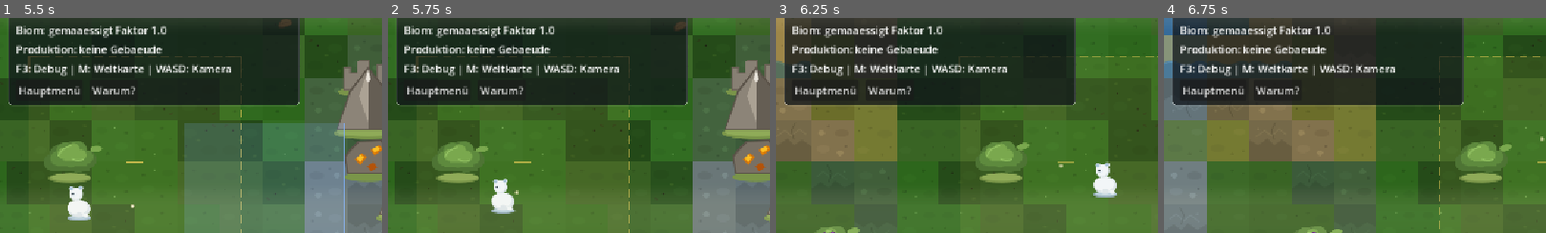
Above: before the commit, frames 1-4 (left to right).
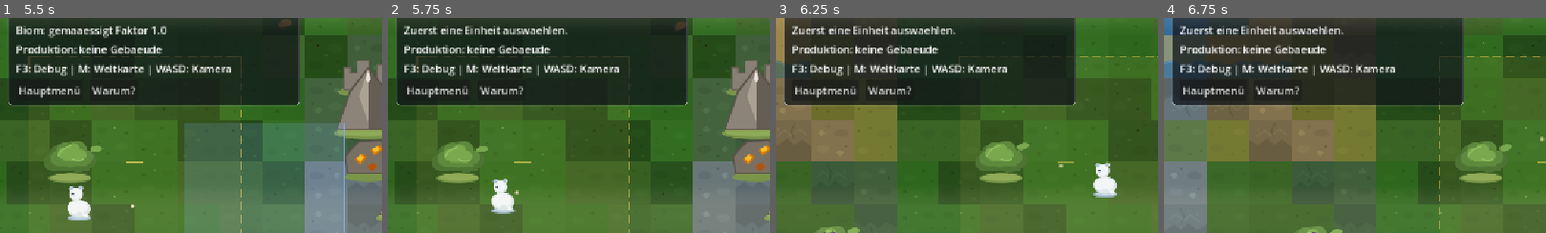
Above: after the commit, the same moments.

Repository: vannon091118/snip-warfare
Game: Godot game, scene res://ui/scenes/hauptmenue.tscn
Same seed, same stepped clock (60 frames per second), same inputs: the game is played once before the commit and once after it.
Inputs (mouse positions are % of the whole screen's width and height, from its top left):
- Up to frame 1 (5.5 s): click "Start" at 0.5 s; tap Enter at 1.25 s; move the mouse to (72, 45) at 1.27 s; hold Right (ui_right) 1.28-2 s; hold Shift 1.28-2 s; click (72, 45) at 1.42 s; tap Space at 1.52 s; click "🎲 Fraktionen neu platzieren" at 2 s; click "⚔ Partie starten" at 2.75 s; drag from (30, 55) to (45, 70) at 3.52 s; move the mouse to (60, 28) at 4.27 s; hold D (kamera_rechts) 4.28-5 s; hold Shift 4.28-5 s; drag from (45, 70) to (20, 35) at 5.02 s
- Up to frame 2 (5.75 s): no input
- Up to frame 3 (6.25 s): move the mouse to (80, 65) at 5.77 s; hold A (kamera_links) from 5.78 s (still down); tap Enter at 5.85 s; tap Space at 6.02 s
- Up to frame 4 (6.75 s): release A (kamera_links) at 6.5 s; drag from (20, 35) to (35, 25) at 6.52 s
The pictures show only the part of the screen within x 0-50%, y 16-66%; the shares and areas given below are measured in that part.

Frame 1 is identical in both runs. In frame 2, 1.1% of the frame differs, in the area x 4-47%, y 3-10%; in frame 3, 1.1%; in frame 4, 1.1%.

Commit message:
1. Der Kommandant bemerkte zerstoererische Geisterzustaende beim Kartenwechsel und forderte absolute Idempotenz im gesamten Kolonie-Getriebe. 2. Shinon verpasste daraufhin lager_manager.gd und welt_lager_fabrik.gd ein eisernes Gatter gegen duplizierte Vorratskammern. 3. In tier_manager.gd und welt_tier_platzierer.gd werden herumlungernde Tierrudel nun vor jeder Neubesiedlung gruendlich verscheucht. 4. Der atomare Kartenwechsel in welt.gd reicht die neue Weltenwahrheit nahtlos an gebaeude_manager.gd und einheit_manager.gd weiter. 5. In ui_eingabe_steuerung.gd verbeissen sich Klicks nun gezielt in ausgewaehlte Siedler und leiten Arbeitsauftraege ohne Leerlauf weiter. 6. Sobald frischer Moertel in welt.gd aushaertet, erneuert einheit_manager.gd sofort das Wegenetz gegen planlose Wandlaeufer. 7. Alle Simulationstakte schnurren damit wieder synchron und ohne Geisterdoppelungen ueber die gesamte Szenenarchitektur. 8. Nun kann die Errichtung von Baustellen-Blaupausen und Lastentrannsporten in Slice 5 mit reinem Gewissen in Angriff genommen werden.

Diff:
--- a/economy/logic/storage/lager_manager.gd
+++ b/economy/logic/storage/lager_manager.gd
@@ -30,8 +30,15 @@
 	_lager.append(eintrag)
 	return _lager.size() - 1
 
+func zuruecksetzen() -> void:
+	## Idempotenz-Gate: Leert den gesamten Lagerbestand, damit wiederholte
+	## Aufrufe von anlegen_aus_welt() keine Duplikate erzeugen. Wird vor
+	## jedem Neuaufbau aus dem Modell aufgerufen.
+	_lager.clear()
+
 func lager_zahl() -> int:
 	return _lager.size()
+
 
 func lager_position(index: int) -> Vector2:
 	if index < 0 or index >= _lager.size():
--- a/game/logic/kategorie_einheit/einheit_manager.gd
+++ b/game/logic/kategorie_einheit/einheit_manager.gd
@@ -25,7 +25,7 @@
 var _ernte: Einheit_ErnteMaschine = null
 var _versorgung: Einheit_Versorgung = null
 var _fortschritt: Welt_FortschrittsMaschine = null
-var _einwanderer_takt: int = 0
+
 var _schlag_ort_empfaenger: Callable = Callable()
 var _schlag_empfaenger: Callable = Callable()
 
@@ -253,6 +253,42 @@
 
 func einheit_zahl() -> int:
 	return _einheiten.size()
+
+func einheit_bei(welt_position: Vector2, radius: float) -> int:
+	## Linksklick-Einheitenwahl: Liefert den Index der nächsten Einheit
+	## innerhalb von radius Pixeln um welt_position, sonst -1.
+	var bester := -1
+	var beste_distanz := radius + 1.0
+	for idx in _einheiten.size():
+		var status: Einheit_Status = _einheiten[idx]["status"]
+		if status == null:
+			continue
+		var distanz := status.welt_position.distance_to(welt_position)
+		if distanz <= radius and distanz < beste_distanz:
+			beste_distanz = distanz
+			bester = idx
+	return bester
+
+func weg_planung_aktualisieren() -> void:
+	## Öffentlicher Aufruf nach Gebäudeplatzierung: Das Netz kennt das
+	## neue Hindernis erst nach diesem Aufruf. Bisher war _weg_planung_erneuern
+	## privat und wurde nur bei einrichten() aufgerufen.
+	_weg_planung_erneuern()
+
+func modell_wechseln(neues_modell: Welt_Model, neue_tiere: Tier_Manager) -> void:
+	## Kartenwechsel-Handshake: Alle internen Modellreferenzen werden atomar
+	## auf das neue Modell umgestellt. Wegnetz, Zielsuche und Ernte werden
+	## neu aufgebaut, damit kein Job auf der alten Karte weiterläuft.
+	_model = neues_modell
+	_tiere = neue_tiere
+	_weg_planung_erneuern()
+	if _ziel_suche != null:
+		_ziel_suche.einrichten(_model, _tiere)
+		_ziel_suche.einheiten_quelle_setzen(self)
+	if _ernte != null:
+		_ernte.einrichten(_ressourcen, _model, _tiere)
+
+
 
 ## Geschlossener Schnittpunkt: Nur diese Leseschnittstellen duerfen Einheiten
 ## lesen. Direkter Zugriff auf _einheiten bleibt der Manager-Interna.
@@ -451,20 +487,21 @@
 ## Kette. Die Rate steht menschenlesbar in progression.json je Stufe; ohne
 ## aktive einwanderung-Stufe kommt niemand. Der Ankömmling meldet sich an
 ## die Maschine zurück, damit die Stufe weiterzählt.
-func _einwanderung_ticken(takt_ticks: int) -> void:
-	if _fortschritt == null or takt_ticks <= 0:
+func _einwanderung_ticken(_takt_ticks: int) -> void:
+	## Einwanderung: Pro Verbrauchstakt erscheint je_tag Einwanderer direkt,
+	## sofern die aktive Progressions-Stufe den Typ einwanderung trägt.
+	## Der frühere _einwanderer_takt-Zähler verdoppelte die Wartezeit auf
+	## takt_ticks² und ist entfernt worden.
+	if _fortschritt == null:
 		return
 	var stufe := _fortschritt.aktive_stufe()
 	if str(stufe.get("ziel_typ", "")) != "einwanderung":
 		return
-	_einwanderer_takt += 1
-	if _einwanderer_takt < takt_ticks:
-		return
-	_einwanderer_takt = 0
 	var je_tag := int(stufe.get("einwanderer_je_tag", 0))
 	for _i: int in je_tag:
 		einheit_hinzufuegen(lager_anker_position() + Vector2(24, 20))
 		_fortschritt.einwanderer_angekommen()
+
 
 func lager_anker_position() -> Vector2:
 	# Der erste Lagerpunkt ist der Anker der Einwanderung (Lagerfeuer oder
--- a/ui/logic/kategorie_ui/ui_eingabe_steuerung.gd
+++ b/ui/logic/kategorie_ui/ui_eingabe_steuerung.gd
@@ -65,6 +65,14 @@
 	_fortschritt = p.get("fortschritt")
 	if p.has("schnellwahl"):
 		_schnellwahl = p["schnellwahl"]
+
+func modell_wechseln(neues_modell: Welt_Model, neue_tiere: Tier_Manager) -> void:
+	## Kartenwechsel-Handshake: Tauscht Modell und Tier-Manager atomar aus,
+	## damit Klick-Auswahl und Job-Vergabe auf der neuen Karte arbeiten.
+	_model = neues_modell
+	_tiere = neue_tiere
+
+
 
 func bau_auftrag_setzen(gebaeude_id: String) -> void:
 	_aktiver_bau_auftrag = gebaeude_id
@@ -207,8 +215,34 @@
 		elif _hud != null:
 			(_hud as Variant).meldung_setzen("Wachstum braucht 3 Nahrung im naechsten Lager.")
 		return
+	## Befund 4: Ressourcenaktionen aus dem Kontextmenü vergaben bisher nur
+	## eine HUD-Meldung ohne Wirkung. Jetzt werden tatsächlich Jobs vergeben.
+	if logik == "ressource_holz" or logik == "ressource_stein":
+		_ressource_aktion_ausfuehren()
+		return
 	if _hud != null:
 		(_hud as Variant).meldung_setzen("Kontext: %s ueber Logik %s" % [label_text, logik])
+
+func _ressource_aktion_ausfuehren() -> void:
+	## Befund 4: Sammeln/Abbauen aus dem Kontextmenü. Das Menü öffnet sich
+	## ohne aktive Einheit; daher prüfen wir hier explizit und geben
+	## eine sprechende Meldung, wenn noch keine Einheit gewählt ist.
+	if _stockmaenner == null or _auswahl == null or _hud == null:
+		return
+	var idx := _auswahl.aktiver_einheit_index
+	if idx < 0 or idx >= _stockmaenner.einheit_zahl():
+		(_hud as Variant).meldung_setzen("Zuerst eine Einheit auswaehlen, dann Sammeln oder Abbauen waehlen.")
+		return
+	var radius := _steuerung.steuerung.auswahl_radius if _steuerung != null and _steuerung.steuerung != null else 60.0
+	var objekt_index := _model.objekt_bei(_rechtsklick_welt_position, radius) if _model != null else -1
+	if objekt_index < 0:
+		(_hud as Variant).meldung_setzen("Kein Zielobjekt in Reichweite.")
+		return
+	var element_id := _model.objekt_element_id(objekt_index)
+	var element_pos := _model.objekt_position(objekt_index)
+	_job_vergeben_fuer_objekt(objekt_index, element_pos, element_id, false)
+
+
 
 func _marschieren_ausfuehren() -> void:
 	# Der Marschbefehl der Kontextaktion nimmt denselben Weg wie der direkte
@@ -317,6 +351,21 @@
 		return
 	var radius := _steuerung.steuerung.auswahl_radius if _steuerung != null and _steuerung.steuerung != null else 60.0
 	var ketten_nachfrage := Input.is_key_pressed(KEY_SHIFT)
+	## Befund 5: Linksklick wählt zuerst eine Einheit (Priorität 1).
+	## Erst wenn keine Einheit im Klickradius liegt, wird ein Job an die
+	## aktive Einheit vergeben (Priorität 2). Vorher vergab Linksklick immer
+	## sofort Jobs an den unveränderlichen aktiver_einheit_index 0.
+	var einheit_treffer := _stockmaenner.einheit_bei(klick, radius)
+	if einheit_treffer >= 0:
+		_auswahl.aktiver_einheit_index = einheit_treffer
+		(_hud as Variant).meldung_setzen("Einheit %d gewaehlt." % (einheit_treffer + 1))
+		return
+	# Kein Einheitentreffer: Job an aktive Einheit vergeben, sofern eine gewählt ist
+	var aktiv := _auswahl.aktiver_einheit_index
+	if aktiv < 0 or aktiv >= _stockmaenner.einheit_zahl():
+		if not ketten_nachfrage:
+			(_hud as Variant).meldung_setzen("Zuerst eine Einheit auswaehlen.")
+		return
 	var tier_nummer := _tiere.tier_id_bei(klick, radius)
 	if tier_nummer >= 0:
 		_job_vergeben_fuer_tier(tier_nummer, _tiere.tier_position(tier_nummer), ketten_nachfrage)
@@ -330,6 +379,8 @@
 			return
 	if not ketten_nachfrage:
 		(_hud as Variant).meldung_setzen("Hier gibt es nichts zu tun")
+
+
 
 func _job_vergeben_fuer_tier(tier_nummer: int, ziel_position: Vector2, _kette: bool) -> void:
 	var tier_art := _tiere.tier_art(tier_nummer)
--- a/world/logic/kategorie_objekt/gebaeude_manager.gd
+++ b/world/logic/kategorie_objekt/gebaeude_manager.gd
@@ -56,6 +56,15 @@
 	_ressourcen = ressourcen
 	_lager = lager
 	_fortschritt = fortschritt
+
+func modell_wechseln(neues_modell: Welt_Model) -> void:
+	## Kartenwechsel-Handshake: Tauscht die Modell-Referenz atomar aus.
+	## Der Tick-Empfang läuft ohne Unterbrechung weiter; neue Gebäude
+	## werden auf der neuen Karte gesucht und getickt.
+	_model = neues_modell
+	_letzte_statuszeilen = ""
+
+
 
 func bauen_anfordern(gebaeude_id: String, welt_position: Vector2) -> Dictionary:
 	# Spieler löst den Bau aus: Freigabe, Kosten und Lager werden vorher
--- a/world/logic/kategorie_tier/tier_manager.gd
+++ b/world/logic/kategorie_tier/tier_manager.gd
@@ -64,6 +64,19 @@
 		"position": welt_position,
 	})
 	return tier_nummer
+
+func alle_entfernen() -> void:
+	## Idempotenz-Gate: Entfernt alle Tier-Darsteller aus dem Szenenbaum
+	## und leert die interne Liste. Damit ist welt_tier_platzierer.platzieren()
+	## bei jedem Aufruf frei von Duplikaten. Stabile IDs beginnen danach neu.
+	for tier: Dictionary in _tiere:
+		var knoten: Variant = tier.get("darsteller")
+		if knoten != null and is_instance_valid(knoten):
+			(knoten as Node).queue_free()
+	_tiere.clear()
+	_naechste_tier_nummer = 1
+
+
 
 func spieler_position_setzen(neue_position: Vector2) -> void:
 	_spieler_position = neue_position
--- a/world/logic/kategorie_welt/welt_lager_fabrik.gd
+++ b/world/logic/kategorie_welt/welt_lager_fabrik.gd
@@ -7,6 +7,10 @@
 func anlegen_aus_welt(model: Welt_Model, lager: Lager_Manager, fallback_position: Vector2) -> void:
 	if model == null or lager == null:
 		return
+	## Idempotenz-Gate: Vorhandene Lager werden vollständig geleert, bevor
+	## die Modell-Objekte neu eingehängt werden. Ohne diesen Schritt würde
+	## jeder Aufruf (Gebäudebau, Kartenwechsel, erste Einheit) Duplikate anhängen.
+	lager.zuruecksetzen()
 	for index in model.objekt_anzahl():
 		var element_id := model.objekt_element_id(index)
 		var welt_pos := model.objekt_position(index)
--- a/world/logic/kategorie_welt/welt_tier_platzierer.gd
+++ b/world/logic/kategorie_welt/welt_tier_platzierer.gd
@@ -7,6 +7,10 @@
 func platzieren(model: Welt_Model, registry: Welt_Registry, tiere: Tier_Manager) -> void:
 	if model == null or registry == null or tiere == null:
 		return
+	## Idempotenz-Gate: Vorhandene Tiere werden vollständig entfernt, bevor
+	## die Modell-Objekte neu platziert werden. Ohne diesen Schritt erzeugt
+	## jeder Aufruf (Init, Kartenwechsel) doppelte Tier-Instanzen.
+	tiere.alle_entfernen()
 	for index in model.objekt_anzahl():
 		var element_id := model.objekt_element_id(index)
 		var eintrag := registry.finde_objekt(element_id)
--- a/world/scenes/welt.gd
+++ b/world/scenes/welt.gd
@@ -233,22 +233,54 @@
 	_karten_info = info
 
 func _modell_ersetzen(neues_modell: Welt_Model) -> void:
-	# Expansion: Die neue Basis-Karte ersetzt das Szenen-Modell; alle
-	# Beobachter und Manager werden auf die neue Karte umgestellt. Die
-	# alte Karte bleibt in der World gespeichert.
+	## Atomarer Kartenwechsel-Handshake: Alle modellhaltenden Domänen werden
+	## auf das neue Modell umgestellt, bevor die Darstellung folgt. Vorher
+	## blieben Einheitenmanager, Eingabe, Gebäude und Progression auf der
+	## alten Karte und arbeiteten gegen eine neue Darstellung.
 	if neues_modell == null:
 		return
 	_model = neues_modell
+	# Darstellung zuerst: Die neue Karte ist die Wahrheit.
 	_karte.darstellen(_model, _registry, _biome)
 	_kamera.position = Vector2(_model.groesse()) * float(_model.kachel_groesse) / 2.0
+	# Lager + Tiere: Lagerfabrik und Tier-Platzierer setzen intern zurück (Befund 3).
 	_lager_fabrik.anlegen_aus_welt(_model, _lager, _kamera.position)
 	_tier_platzierer.platzieren(_model, _registry, _tiere)
+	# Wärme neu berechnen
 	_waerme_sammler.sammeln(_model, _stockmaenner)
+	# Einheitenmanager: Modell, Tiere, Wegnetz, Zielsuche und Ernte neu (Befund 2).
+	_stockmaenner.modell_wechseln(_model, _tiere)
+	# Eingabe-Domain: Modell und Tiere neu (Befund 2).
+	_eingabe_steuerung.modell_wechseln(_model, _tiere)
+	# Gebäudemanager: Modell neu (Befund 2).
+	_gebaeude.modell_wechseln(_model)
+	# Progression: Biom-Checks auf neuer Karte (Befund 2).
+	_progression.einrichten(_model, _biome, _tageszyklus)
+	# Karten-Minimap und Beobachter
+	if _karten_viewer != null:
+		_karten_viewer.einrichten(_model, _registry, _biome)
 	_karten_beobachter.einrichten(_model, _generator, _tiere)
 	_auswahl.auswahl_leeren()
 
 func _input(ereignis: InputEvent) -> void:
 	_eingabe_steuerung.eingabe(ereignis, self, _auf_verteilung)
+
+func _auf_gebaeude_platziert(objekt_index: int) -> void:
+
+	# Das neue Gebäude sofort visuell einhängen und die Domänen nachziehen.
+	_karte.objekt_knoten_anhaengen(objekt_index)
+	_karte.sichtgebiet_aktualisieren()
+	_lager_fabrik.anlegen_aus_welt(_model, _lager, _kamera_steuerung.kamera_position)
+	_waerme_sammler.sammeln(_model, _stockmaenner)
+	## Befund 6: Das Wegenetz kennt neue Gebäude erst nach diesem Aufruf.
+	## Vorher liefen Einheiten planerisch durch jedes nach dem ersten Haus
+	## errichtete Gebäude, weil das Netz beim initialen einrichten() eingefroren blieb.
+	_stockmaenner.weg_planung_aktualisieren()
+	if _landeplatz != null:
+		_landeplatz.ausblenden()
+		_landeplatz = null
+
+
 
 func _process(delta: float) -> void:
 	_kamera_steuerung.kamera_bewegen(delta, _kamera)
@@ -335,15 +367,8 @@
 func _auf_gebaeude_meldung(meldung_text: String) -> void:
 	_hud.meldung_setzen(meldung_text)
 
-func _auf_gebaeude_platziert(objekt_index: int) -> void:
-	# Das neue Gebäude sofort visuell einhängen und die Domänen nachziehen.
-	_karte.objekt_knoten_anhaengen(objekt_index)
-	_karte.sichtgebiet_aktualisieren()
-	_lager_fabrik.anlegen_aus_welt(_model, _lager, _kamera_steuerung.kamera_position)
-	_waerme_sammler.sammeln(_model, _stockmaenner)
-	if _landeplatz != null:
-		_landeplatz.ausblenden()
-		_landeplatz = null
+
+
 
 func _auf_ziel_erreicht(stufe: Dictionary) -> void:
 	_hud.meldung_setzen("Ziel erreicht: %s" % str(stufe.get("id", "")))
Not shown, changed: shinon/commit_msg.txt
